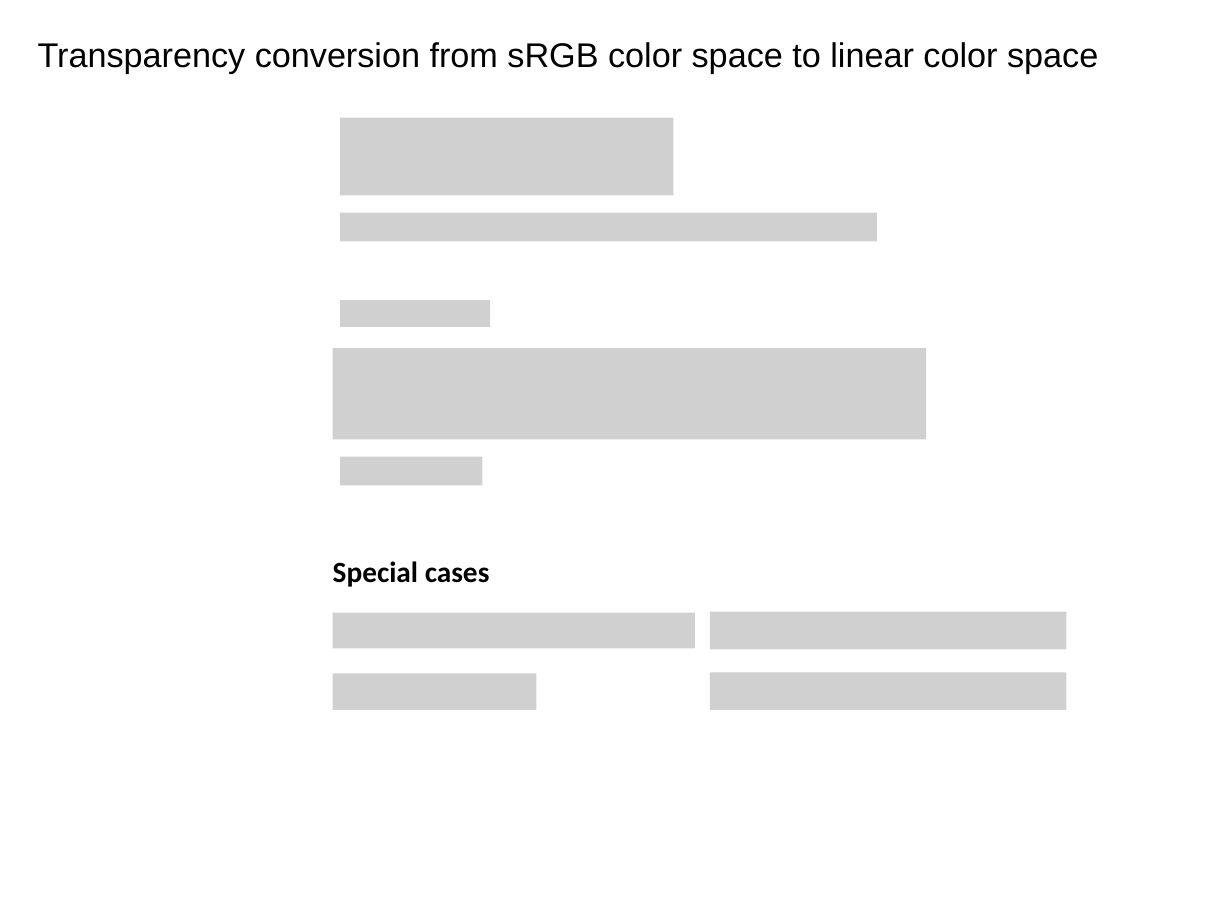
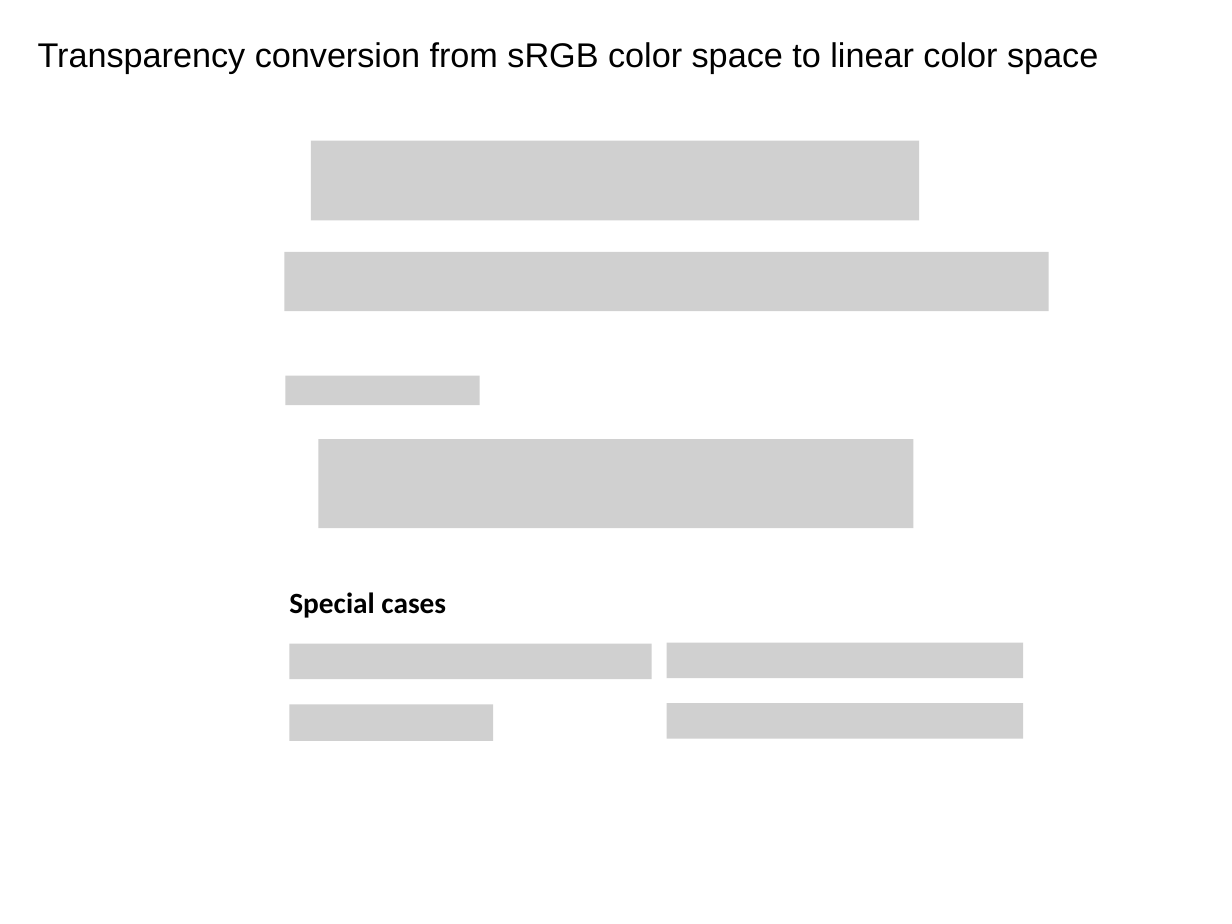
Before and after one commit to sotanmochi/TransparencyConverter, a slide deck: slide 8 of Assets/TransparencyConverter/Documentation~/TransparencyConverter.pptx (slide 4 before the commit). Drawn at 1232x924 pixels with LibreOffice and Linux fonts; fonts in the diff are those of the drawing; grey boxes stand for pictures. Boxes give left, top, right and bottom in pixels: in the first picture for what was removed or moved away, otherwise in the second. Text is boxed around its words. In the diff, an @@ line names an element or a change of style, - is before the commit and + after.

```diff
--- a/Assets/TransparencyConverter/Documentation~/TransparencyConverter.pptx
+++ b/Assets/TransparencyConverter/Documentation~/TransparencyConverter.pptx
@@ picture removed at [341, 118, 674, 195] @@
@@ picture added at [311, 141, 919, 221] @@
@@ picture removed at [341, 213, 877, 242] @@
@@ picture added at [284, 252, 1048, 311] @@
@@ picture removed at [341, 300, 491, 326] @@
@@ picture removed at [333, 348, 926, 440] @@
@@ picture added at [285, 376, 480, 406] @@
@@ picture added at [319, 439, 913, 528] @@
@@ picture removed at [341, 457, 483, 486] @@
@@ text "Special cases": place and size @@
-text "Special cases" at [333, 561, 490, 587]
+text "Special cases" at [289, 592, 446, 618]
@@ picture removed at [333, 612, 695, 648] @@
@@ picture removed at [710, 612, 1067, 649] @@
@@ picture added at [290, 643, 652, 678] @@
@@ picture added at [666, 642, 1023, 678] @@
@@ picture removed at [333, 673, 537, 709] @@
@@ picture removed at [710, 672, 1067, 710] @@
@@ picture added at [290, 704, 494, 740] @@
@@ picture added at [666, 703, 1023, 738] @@
```
Also in this commit, not shown: 4 other slides changed, 5 slides added, 1 other file.
